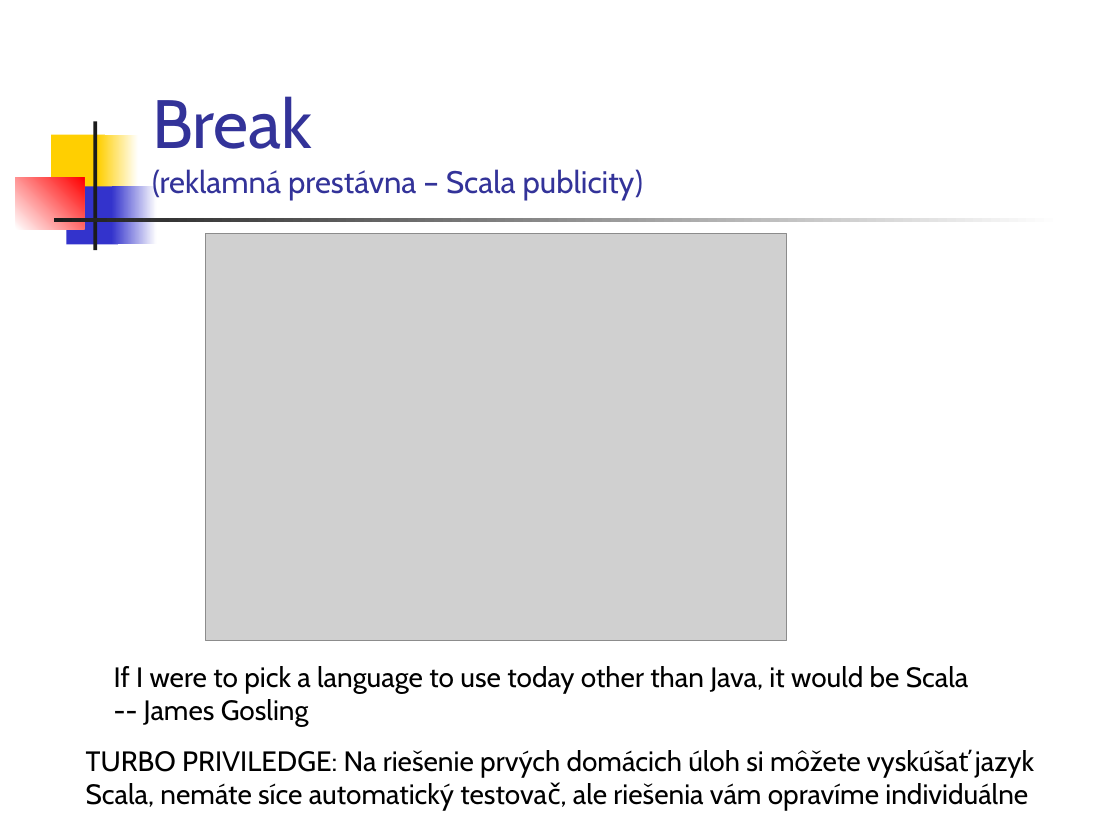
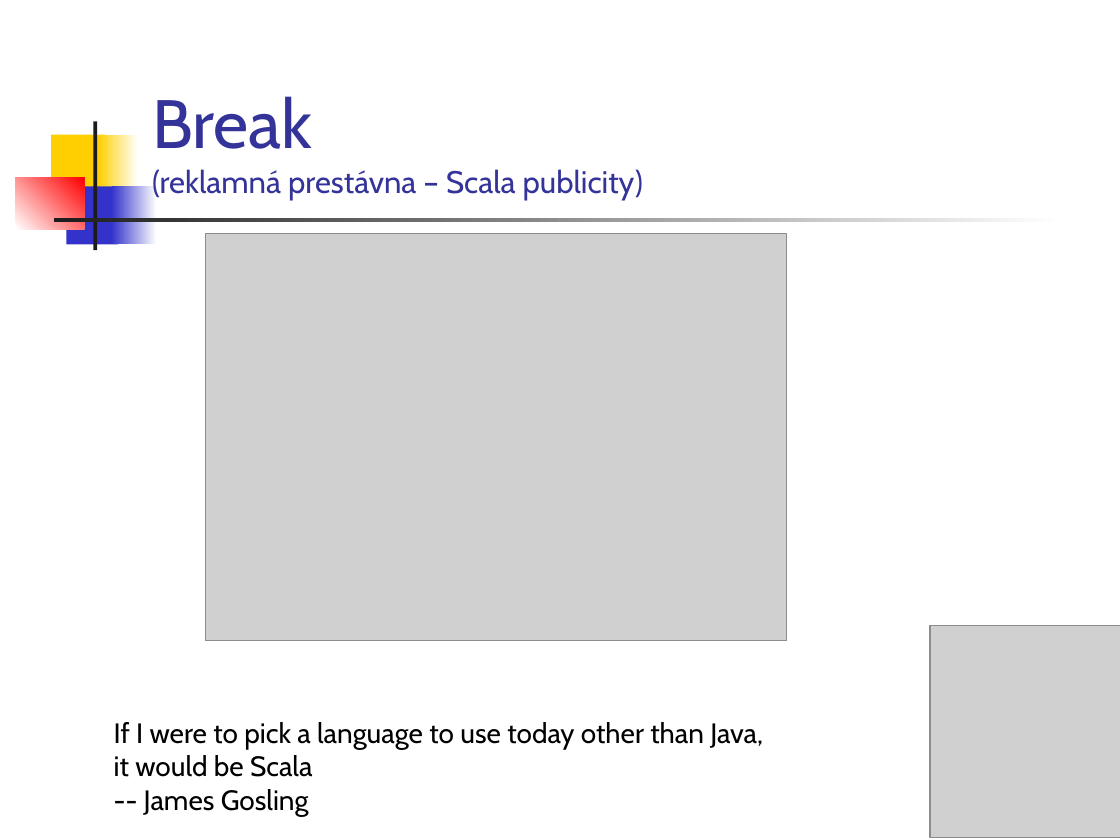
Before and after one commit to Funkcionalne/Prednasky, a slide deck: slide 25 of 01/01_fpro.ppt (slide 21 before the commit). Drawn at 1120x840 pixels with LibreOffice and Linux fonts; fonts in the diff are those of the drawing; grey boxes stand for pictures. Boxes give left, top, right and bottom in pixels: in the first picture for what was removed or moved away, otherwise in the second. Text is boxed around its words. In the diff, an @@ line names an element or a change of style, - is before the commit and + after.

```diff
--- a/01/01_fpro.ppt
+++ b/01/01_fpro.ppt
@@ picture added at [930,625,1120,838] @@
@@ text "If I were to pick ...": place and size @@
-text "If I were to pick ..." at [114,666,969,727]
+text "If I were to pick ..." at [114,722,763,816]
@@ text at [114,722,763,777]: text changed @@
-If I were to pick a language to use today other than Java, it would be Scala
+If I were to pick a language to use today other than Java,
+it would be Scala
@@ text removed at [86,750,1034,811] @@
-TURBO PRIVILEDGE: Na riešenie prvých domácich úloh si môžete vyskúšať jazyk Scala, nemáte síce automatický testovač, ale riešenia vám opravíme individuálne
```
Also in this commit, not shown: 8 other slides changed, 11 slides added, 8 slides removed, 4 other files.
